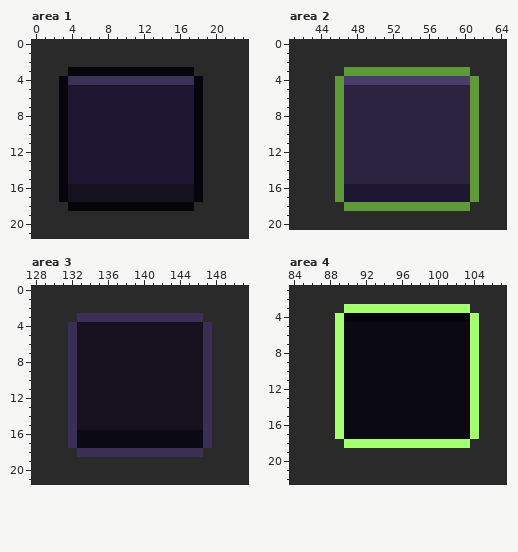
Pixel-art file, stored at art/ui/ui_kit.aseprite. The picture above was drawn from the file before the commit.
347x534 pixels, 1 frame. Colours within 5 levels of each other are drawn and written as one. Shown: area 1: x 0..23, y 0..21; area 2: x 41..64, y 0..20; area 3: x 128..151, y 0..21; area 4: x 84..107, y 1..22. The commit also changed other parts of the picture, which this record leaves out.
After:
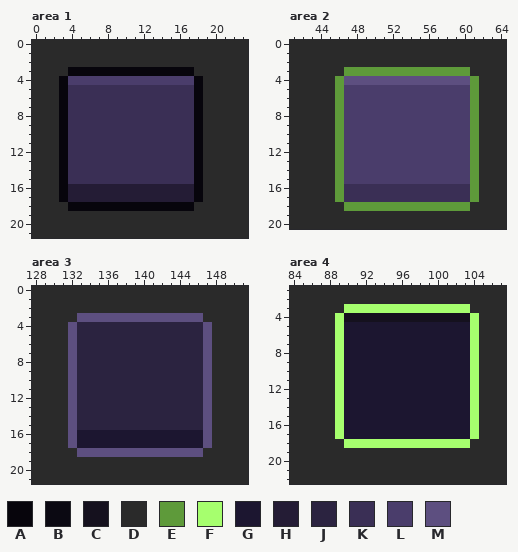
Palette (. is transparent): A #07050c  B #0b0912  C #15111e  D #2a2a2a  E #5e9a3a  F #a6ff6e  G #1c1630  H #241c35  J #2b2340  K #3a2f55  L #4a3d6b  M #5d4f80
Edits made:
Area 1:
Colour C gives way to colour H in rows 16 to 17 at x 4 to 17.
Colour G gives way to colour K in rows 5 to 15 at x 4 to 17.
Colour K gives way to colour L in row 4 at x 4 to 17.
Area 2:
Colour G gives way to colour K in rows 16 to 17 at x 47 to 60.
Colour J gives way to colour L in rows 5 to 15 at x 47 to 60.
Colour L gives way to colour M in row 4 at x 47 to 60.
Area 3:
Colour B gives way to colour G in rows 16 to 17 at x 133 to 146.
Colour C gives way to colour J in rows 4 to 15 at x 133 to 146.
Colour K gives way to colour M in row 3 at x 133 to 146; in rows 4 to 17 at x 132 and 147; in row 18 at x 133 to 146.
Area 4:
Colour A gives way to colour C in row 4 at x 90 to 103.
Colour B gives way to colour G in rows 5 to 17 at x 90 to 103.
Changed places in both pictures, as pixel boxes (x1, y1, x2, y2):
changed: (68, 76, 194, 202)
changed: (344, 76, 470, 202)
changed: (68, 313, 212, 457)
changed: (344, 313, 470, 439)
